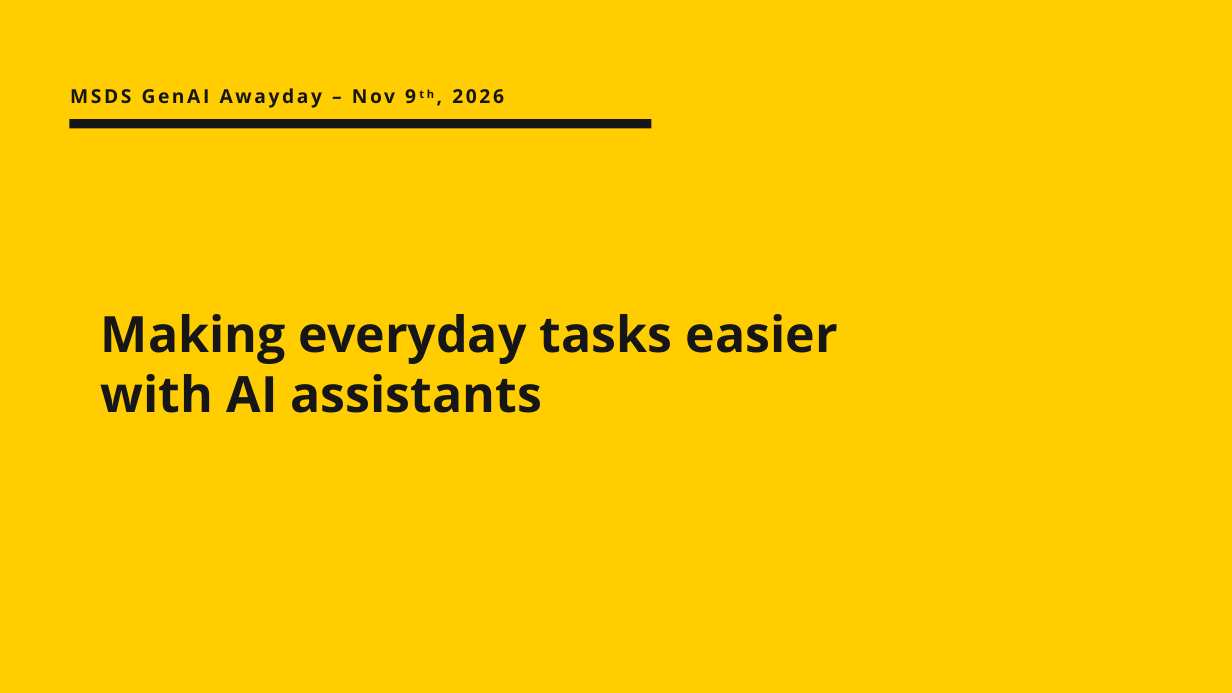
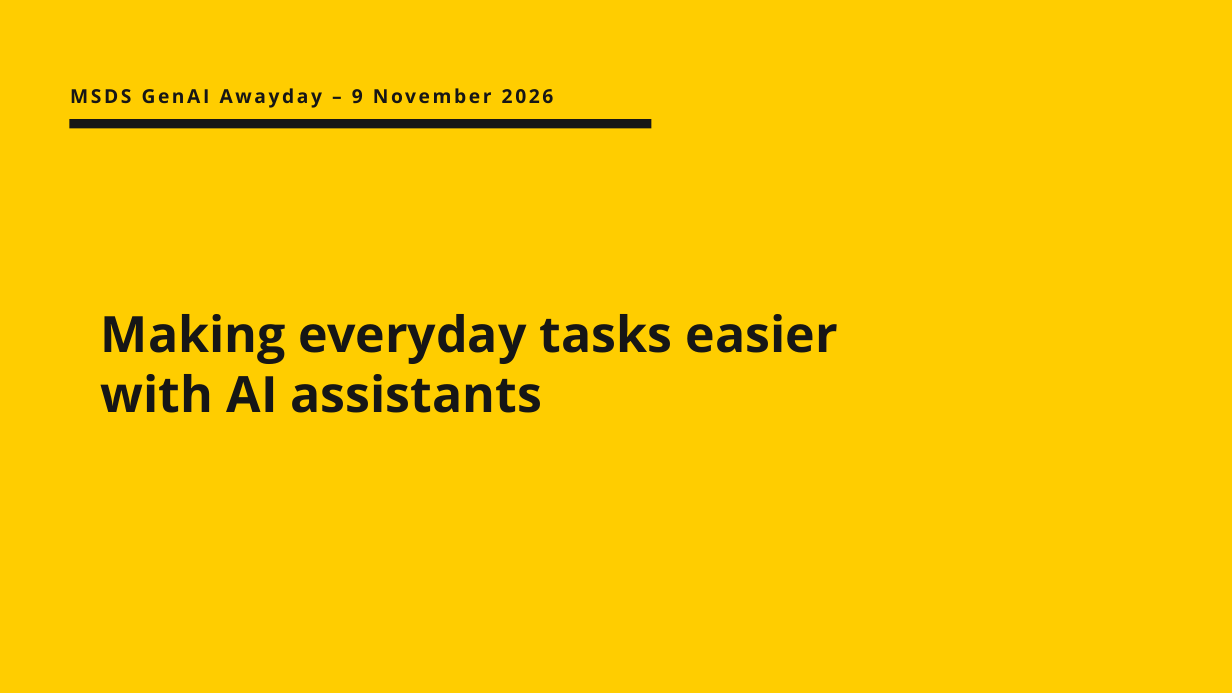
Before and after one commit to zgrtgy/msds-awayday-tutorial, a slide deck: slide 1 of slides/UU_AI_Chat_Admin_Intro.pptx. Drawn at 1232x693 pixels with LibreOffice and Linux fonts; fonts in the diff are those of the drawing. Boxes give left, top, right and bottom in pixels: in the first picture for what was removed or moved away, otherwise in the second. Text is boxed around its words. In the diff, an @@ line names an element or a change of style, - is before the commit and + after.

```diff
--- a/slides/UU_AI_Chat_Admin_Intro.pptx
+++ b/slides/UU_AI_Chat_Admin_Intro.pptx
@@ text at (70,88,554,108): text changed @@
-MSDS GenAI Awayday – Nov 9th, 2026
+MSDS GenAI Awayday – 9 November 2026
```
Also in this commit, not shown: 9 other slides changed, 1 slide added, 2 other files.
